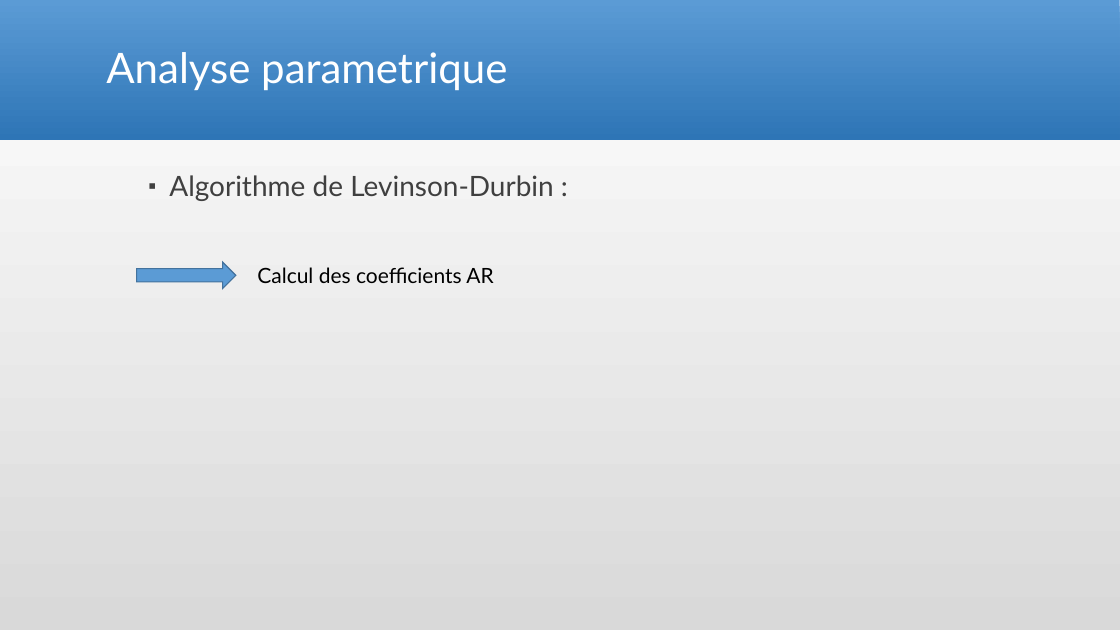
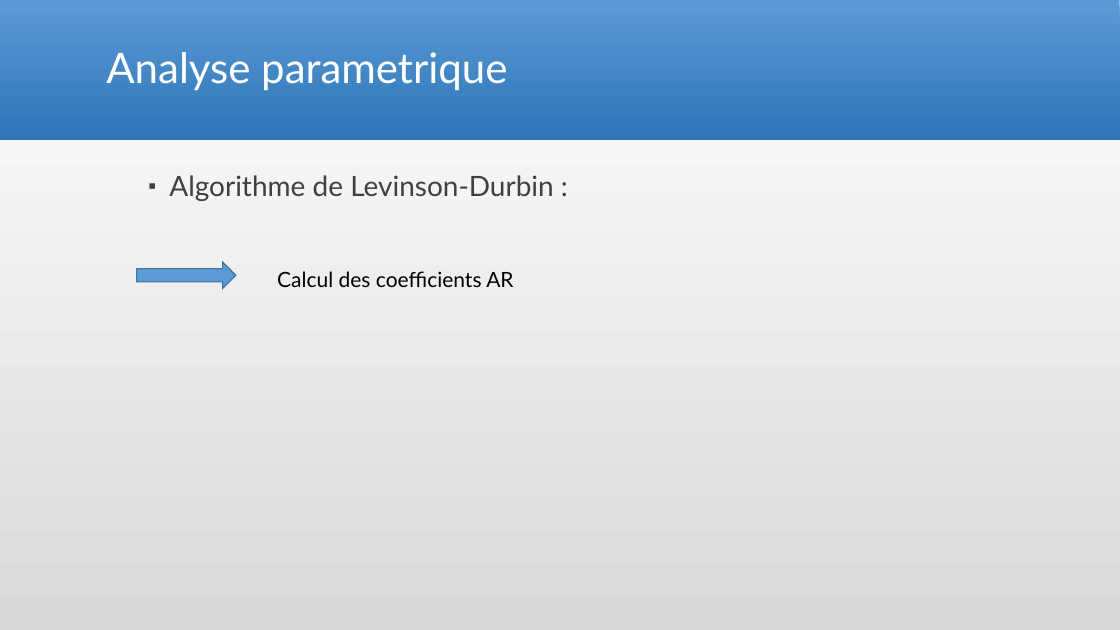
Before and after one commit to Arcyno/analyse_spectrale, a slide deck: slide 12 of Analyse spectrale_etienne.pptx (slide 8 before the commit). Drawn at 1120x630 pixels with LibreOffice and Linux fonts; fonts in the diff are those of the drawing. Boxes give left, top, right and bottom in pixels: in the first picture for what was removed or moved away, otherwise in the second. Text is boxed around its words. In the diff, an @@ line names an element or a change of style, - is before the commit and + after.

```diff
--- a/Analyse spectrale_etienne.pptx
+++ b/Analyse spectrale_etienne.pptx
@@ text "Calcul des coefficients AR" moved from (x1=257, y1=267, x2=493, y2=283) to (x1=277, y1=271, x2=513, y2=287) @@
```
Also in this commit, not shown: 3 other slides changed, 4 slides added.
